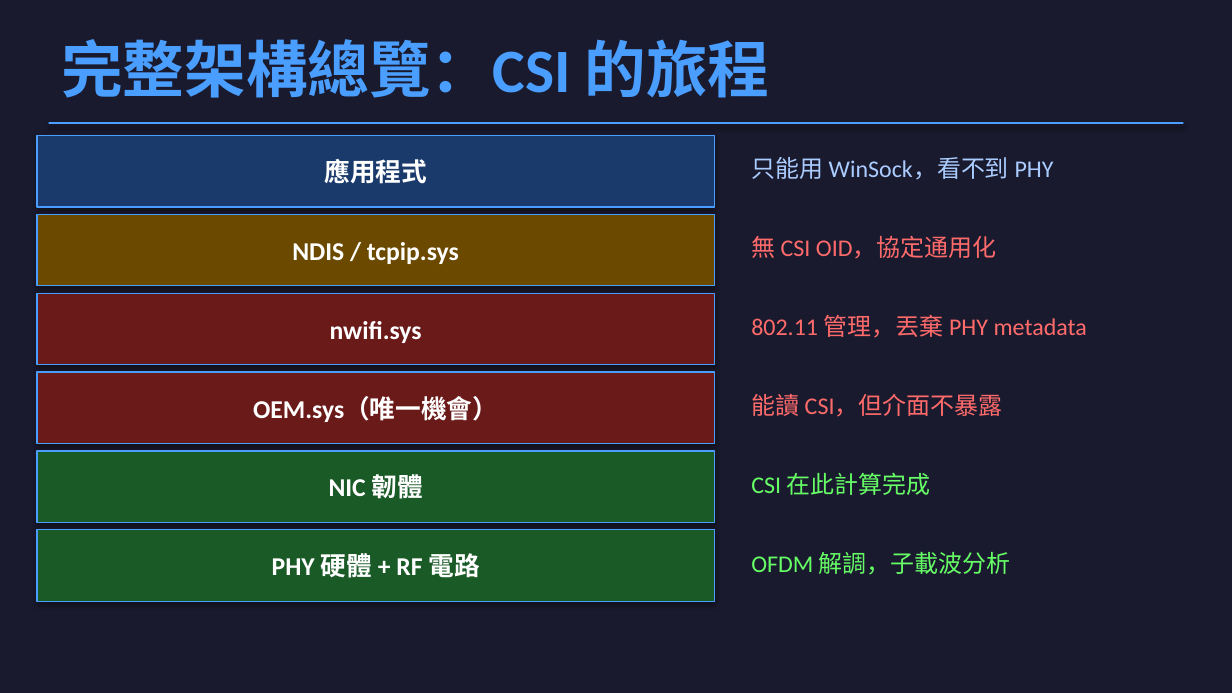
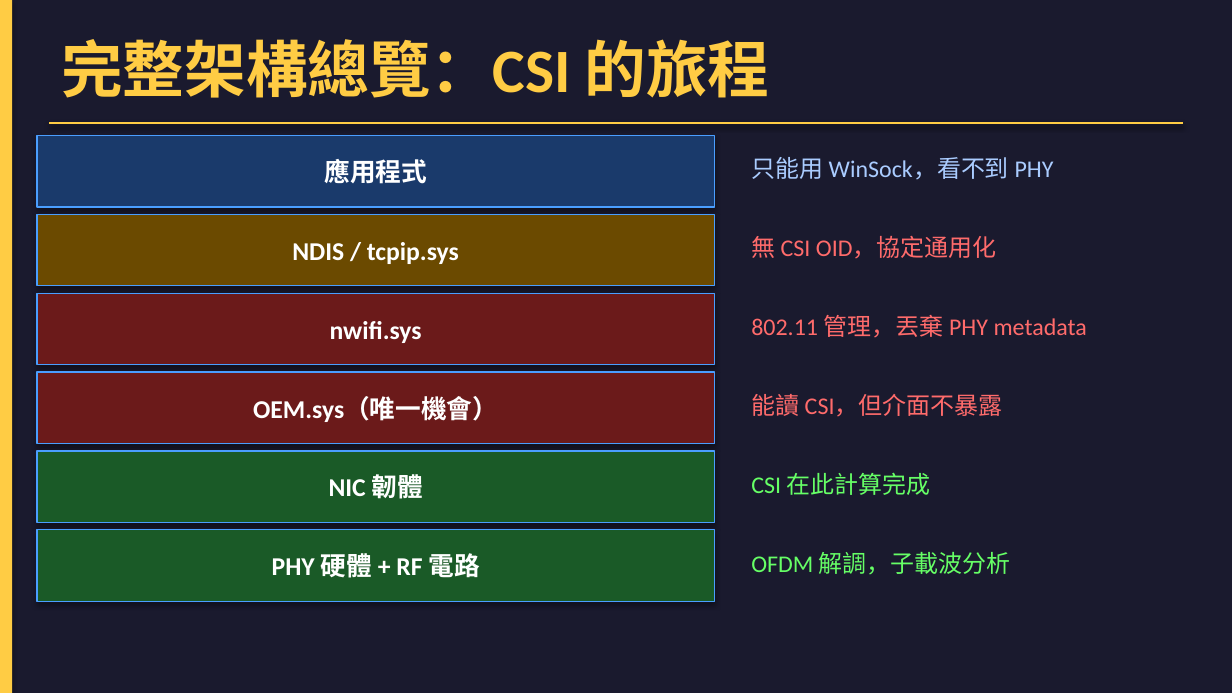
Before and after one commit to jacky92219-cell/network-ppt-project, a slide deck: slide 26 of output/network-card-csi.pptx (slide 23 before the commit). Drawn at 1232x693 pixels with LibreOffice and Linux fonts; fonts in the diff are those of the drawing. Boxes give left, top, right and bottom in pixels: in the first picture for what was removed or moved away, otherwise in the second. Text is boxed around its words. In the diff, an @@ line names an element or a change of style, - is before the commit and + after.

```diff
--- a/output/network-card-csi.pptx
+++ b/output/network-card-csi.pptx
@@ rectangle added at <box>0,0,12,692</box>, fill #FFCC44 @@
@@ text "完整架構總覽：CSI 的旅程" at <box>61,39,770,98</box>: text colour #4A9EFF to #FFCC44 @@
@@ rectangle removed at <box>49,123,1183,123</box> @@
@@ line added from (49, 123) to (1183, 123), #FFCC44 1.5 pt @@
```
Also in this commit, not shown: 23 other slides changed, 4 slides added, 5 other files.
